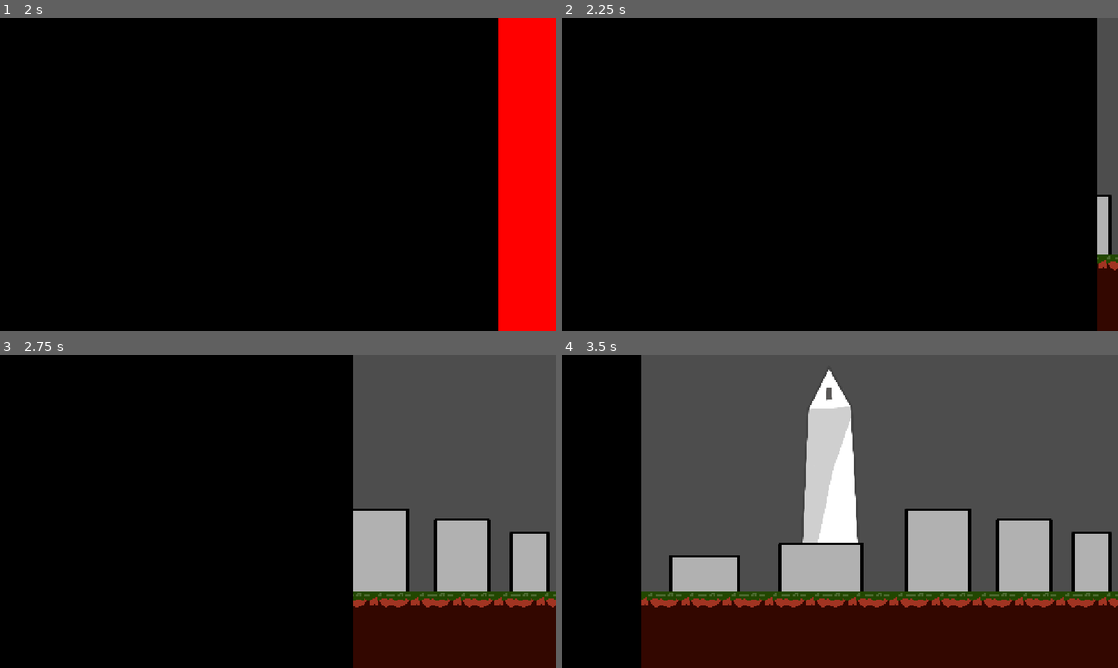
Above: before the commit, frames 1-4 (two rows, left to right).
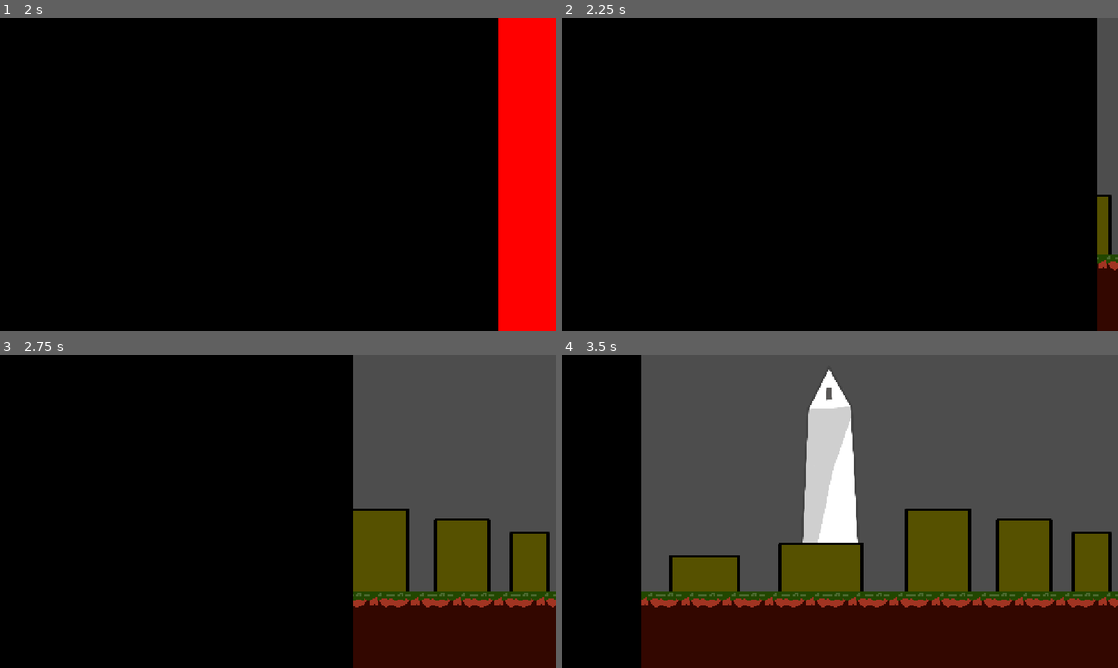
Above: after the commit, the same moments.

Repository: TheLuck12/DogoRun
Game: Godot game, scene res://Escena/menu.tscn
Same seed, same stepped clock (60 frames per second), same inputs: the game is played once before the commit and once after it. The engine's default icon, where the game draws it, is replaced by a stand-in: a white triangle on a blue panel in a dark square.
Inputs:
- Up to frame 1 (2 s): click "Jugar" at 0.5 s; click "1" at 1.25 s
- Up to frame 2 (2.25 s): click "2" at 2 s
- Up to frame 3 (2.75 s): no input
- Up to frame 4 (3.5 s): tap Down (Caer) at 2.85 s; tap Up (Saltar) at 3.02 s

Frame 1 is identical in both runs. In frame 2, 0.4% of the frame differs, in the area x 96-99%, y 57-76%; in frame 3, 5.6%; in frame 4, 9.3%, in the area x 19-99%, y 49-76%.

Commit message:
Update nivel.tscn

Diff:
--- a/Escena/Niveles/nivel.tscn
+++ b/Escena/Niveles/nivel.tscn
@@ -115,21 +115,22 @@
 [node name="ParallaxBackground" type="ParallaxBackground" parent="."]
 scroll_base_scale = Vector2(2, 2)
 
-[node name="ParallaxLayer2" type="ParallaxLayer" parent="ParallaxBackground"]
+[node name="Monumento" type="ParallaxLayer" parent="ParallaxBackground"]
 position = Vector2(264, 0)
 motion_scale = Vector2(0.002, 0.002)
 
-[node name="AnimatedSprite2D" type="AnimatedSprite2D" parent="ParallaxBackground/ParallaxLayer2"]
+[node name="AnimatedSprite2D" type="AnimatedSprite2D" parent="ParallaxBackground/Monumento"]
 position = Vector2(376, 288)
 scale = Vector2(0.567014, 0.788889)
 sprite_frames = SubResource("SpriteFrames_68pkn")
 animation = &"Obelisco"
 
-[node name="ParallaxLayer" type="ParallaxLayer" parent="ParallaxBackground"]
+[node name="Elementos de frente" type="ParallaxLayer" parent="ParallaxBackground"]
 motion_scale = Vector2(0.3, 0.3)
 motion_mirroring = Vector2(1280, 0)
 
-[node name="AnimatedSprite2D" type="AnimatedSprite2D" parent="ParallaxBackground/ParallaxLayer"]
+[node name="AnimatedSprite2D" type="AnimatedSprite2D" parent="ParallaxBackground/Elementos de frente"]
+modulate = Color(0.487558, 0.459586, 5.77569e-07, 1)
 position = Vector2(-9.53674e-07, 136)
 scale = Vector2(1, 0.577778)
 sprite_frames = SubResource("SpriteFrames_yfcfl")
